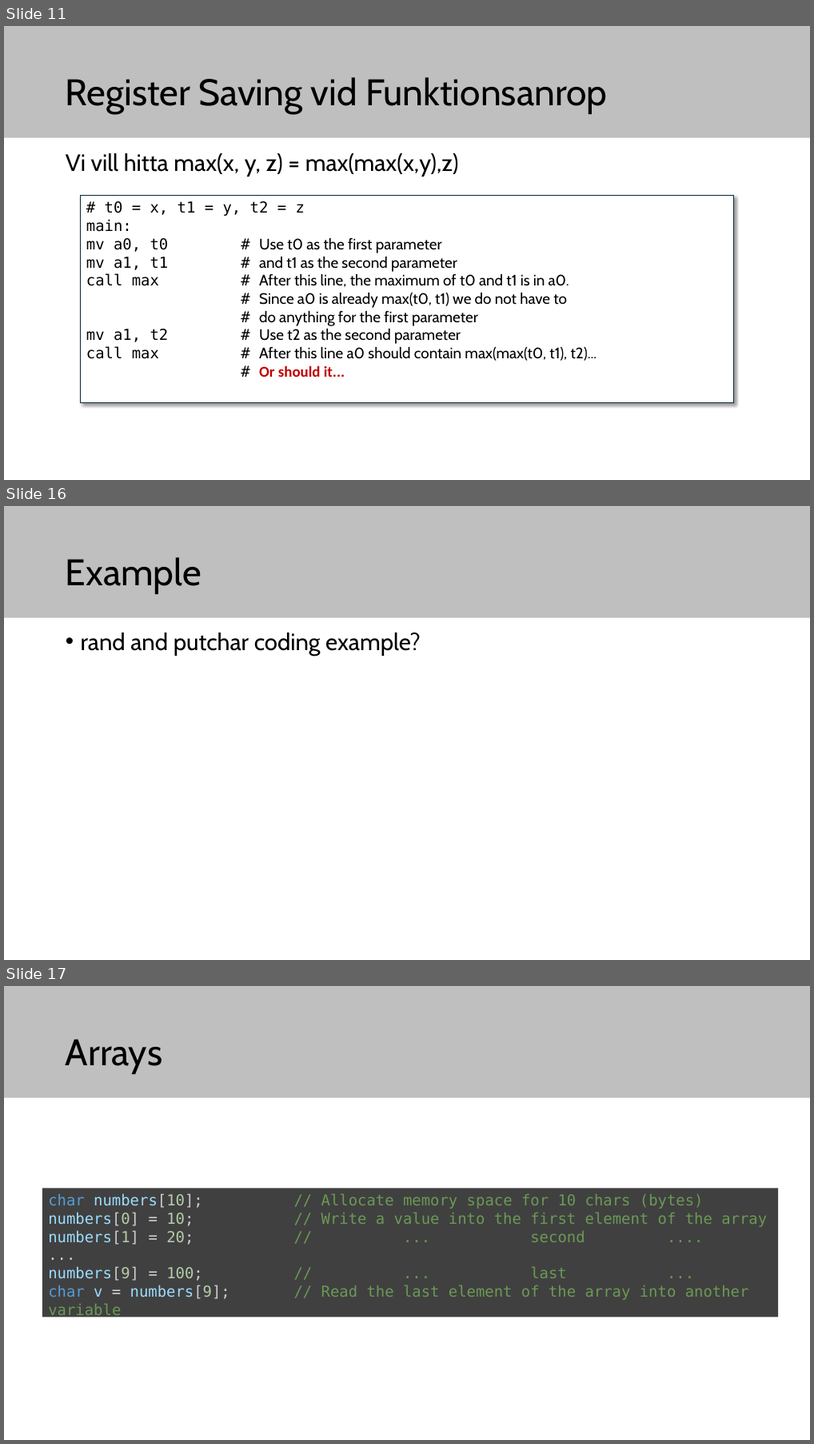
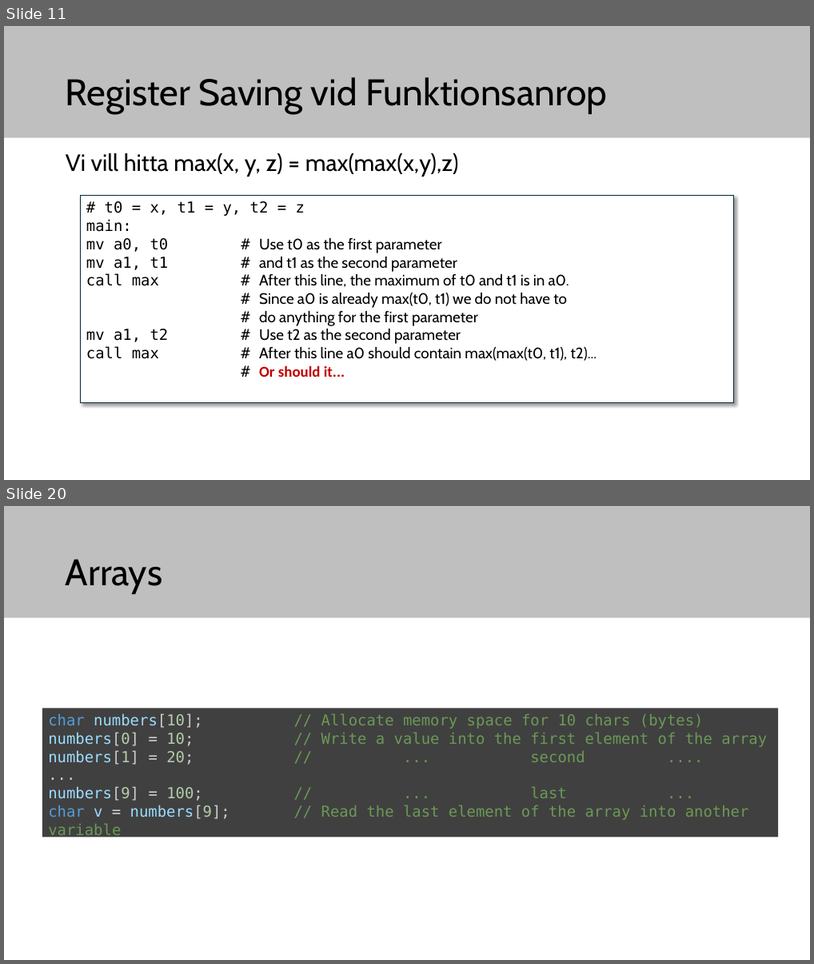
Before and after one commit to elias-at-chalmers/mop-lecture_notes-mirror, a slide deck: slides/lecture03-assembly2.pptx. Shown one above the other, each under a label of ours: slides 11, 16 and 17 before the commit, slides 11 and 20 after it; the slides between them are not shown. The pictures are 814x1444 and 814x964 pixels, drawn with LibreOffice and Linux fonts; fonts in the diff are those of the drawing. Boxes give left, top, right and bottom in pixels: in the first picture for what was removed or moved away, otherwise in the second. Text is boxed around its words. In the diff, an @@ line names an element or a change of style, - is before the commit and + after.

Commit message:
Example02 print_string

```diff
--- a/slides/lecture03-assembly2.pptx
+++ b/slides/lecture03-assembly2.pptx
@@ slide 16 removed at [4, 506, 810, 960], background #FFFFFF; not listed: 1 template element that a slide beside it also shows @@
@@ title removed at [66, 557, 202, 594] @@
-Example
@@ text removed at [81, 632, 421, 656] @@
-• rand and putchar coding example?
@@ what was slide 17 is now slide 20 @@
```
Also in this commit, not shown: 7 slides changed, 6 slides added, 3 other slides removed, 8 other files.
